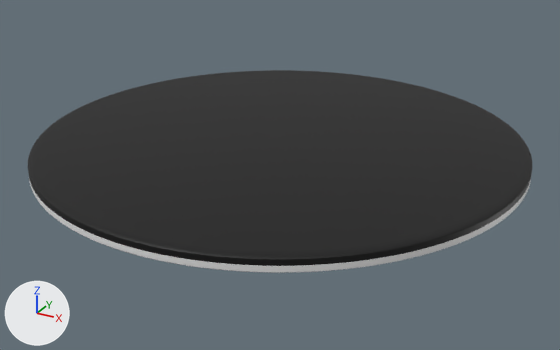
Renders of the FBX model Assets/fbx/Stone.fbx from each side of a commit.
One viewpoint serves both versions: a 50 mm camera at (5.93, -10.78, 4.8) aimed at (0.1, -0.19, -0.49). Arrows for +X, +Y and +Z are at lower left; the lights stay in place. Where no turn or scale is listed for an object, it has been applied to the vertices.

In view in the first picture: 'stone'.
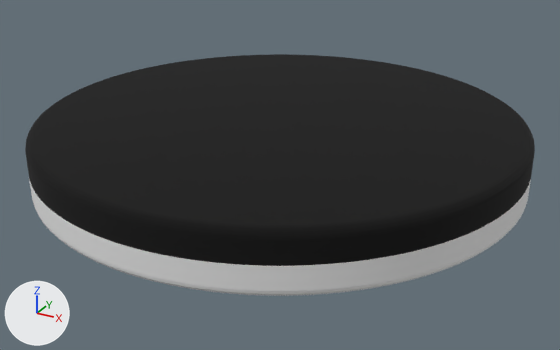
Changed parts and their boxes [x1, y1, x2, y2] in the pictures (560 x 350 px):
'stone', surface changed, mesh rescaled (19% taller)
    before: [28, 70, 532, 273]
    after: [25, 54, 535, 296]

The change in detail:
In material 'stone_black' (mat_stone_black), roughness goes from 0.5 to 1.0.
me_円柱_002 has 2816 vertices, 2562 faces and spans x -4.09..4.09, y -4.09..4.09, z -0.12..0.12.
me_円柱_002 is used by ob_stone; location (0.0, 0.0, 0.0).
me_円柱_002 part 1: the whole mesh is scaled about its middle by (1, 1, 4).
